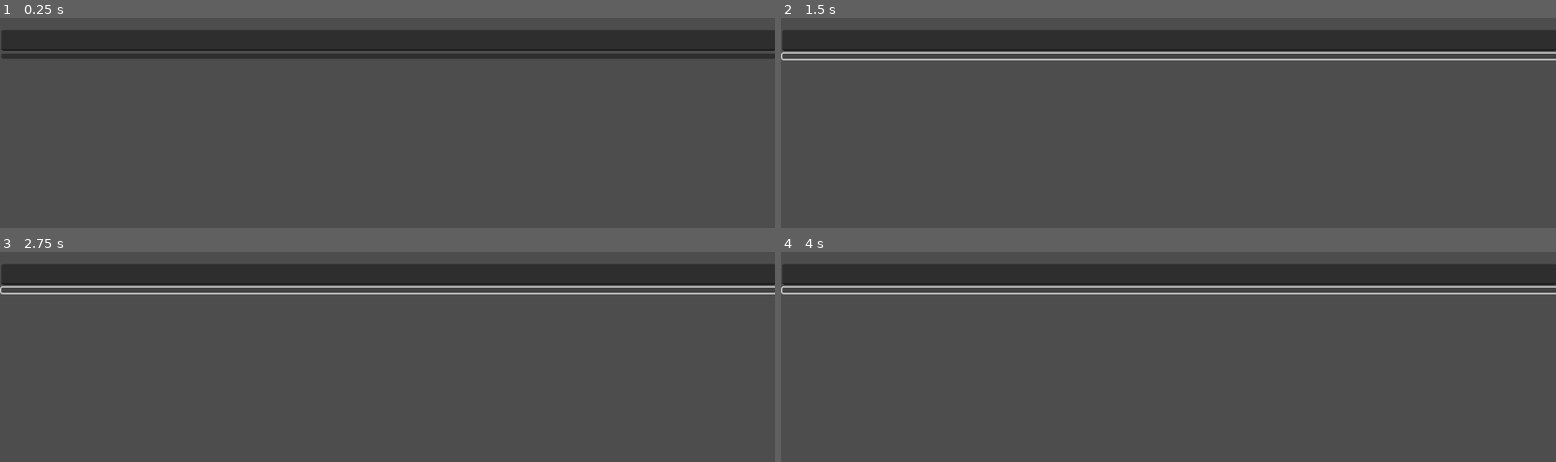
Above: before the commit, frames 1-4 (two rows, left to right).
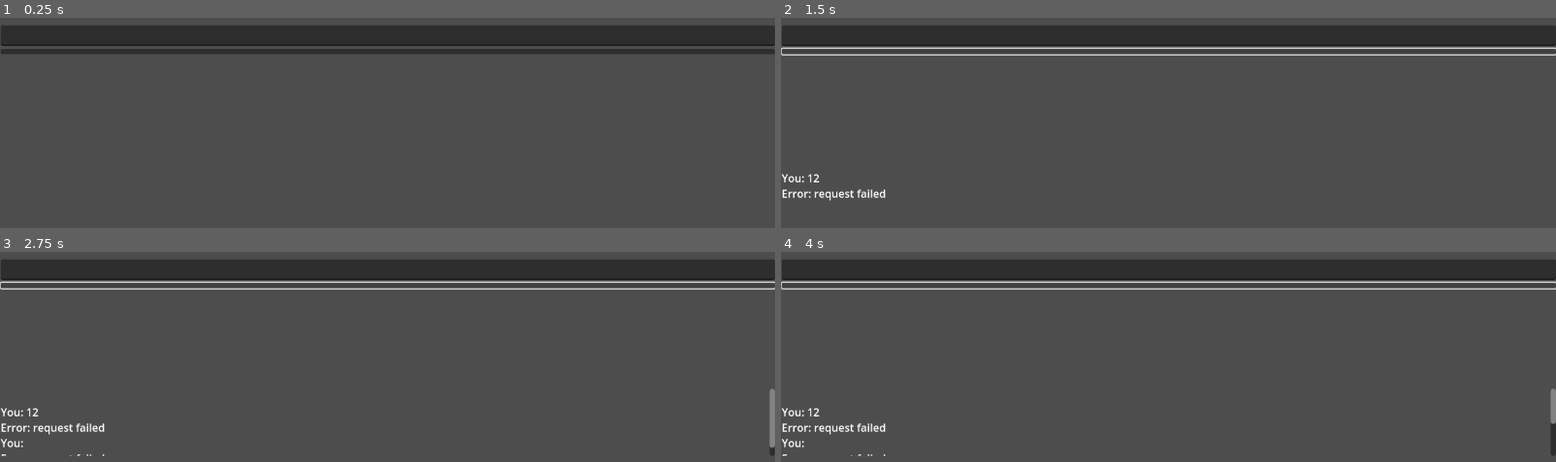
Above: after the commit, the same moments.

Repository: OdysseasLS/HAI_godot_template
Game: Godot game, scene res://scenes/test.tscn
The game is run twice, just before and just after one commit, with the same random seed, the same clock (stepped at 60 frames per second) and the same inputs.
Inputs (mouse positions are in pixels of both pictures, inside the frame that each line leads up to; where the layout moved, square brackets give the same spot in the first picture):
- Up to frame 1 (0.25 s): no input
- Up to frame 2 (1.5 s): click (1168, 41) at 0.52 s; type "12" at 0.6 s; click (1168, 51) [1168, 55] at 1.25 s
- Up to frame 3 (2.75 s): click (387, 285) [387, 289] at 2 s
- Up to frame 4 (4 s): click (1168, 285) [1168, 289] at 2.75 s; tap Enter at 3.5 s

The runs differ from the first frame. In frame 1, 6.4% of the frame differs, in the area x 0-100%, y 3-20%; in frame 2, 7.3%; in frame 3, 7.6%, in the area x 0-100%, y 3-98%; in frame 4, 7.6%.

Commit message:
fixed chat display problem

Diff:
--- a/scenes/test.tscn
+++ b/scenes/test.tscn
@@ -29,14 +29,19 @@
 offset_right = 188.0
 offset_bottom = -42.0
 
+[node name="ChatDisplay" type="RichTextLabel" parent="."]
+layout_mode = 2
+offset_left = -1.0
+offset_top = 202.0
+offset_right = 1150.0
+offset_bottom = 302.0
+
 [node name="VBoxContainer" type="VBoxContainer" parent="."]
 layout_mode = 0
-offset_top = 12.0
-offset_right = 1151.0
-offset_bottom = 655.0
-
-[node name="ChatDisplay" type="RichTextLabel" parent="VBoxContainer"]
-layout_mode = 2
+offset_left = -1.0
+offset_top = 9.0
+offset_right = 1150.0
+offset_bottom = 652.0
 
 [node name="InputField" type="LineEdit" parent="VBoxContainer"]
 layout_mode = 2
--- a/scripts/test.gd
+++ b/scripts/test.gd
@@ -1,13 +1,14 @@
 extends Control
 
 @onready var input_field = $VBoxContainer/InputField
-@onready var chat_display = $VBoxContainer/ChatDisplay
+#@onready var chat_display = $VBoxContainer/ChatDisplay
+@onready var chat_display = $ChatDisplay
 @onready var send_button = $VBoxContainer/SendButton
 @onready var agent = $Agent
 
 # Called when the node enters the scene tree for the first time.
 func _ready():
-	send_button.pressed.connect(_on_send_button_pressed)
+	#send_button.pressed.connect(_on_send_button_pressed)
 	agent.response_received.connect(_on_agent_response)
 	agent.error.connect(_on_agent_error)
 
@@ -19,8 +20,8 @@
 func _on_send_button_pressed():
 	var message = input_field.text
 	agent.reply(message)
+	chat_display.text +="\nYou: " + message
 	input_field.text=""
-	chat_display.text += "\nYou: " + message
 	print(chat_display.text)
 
 
